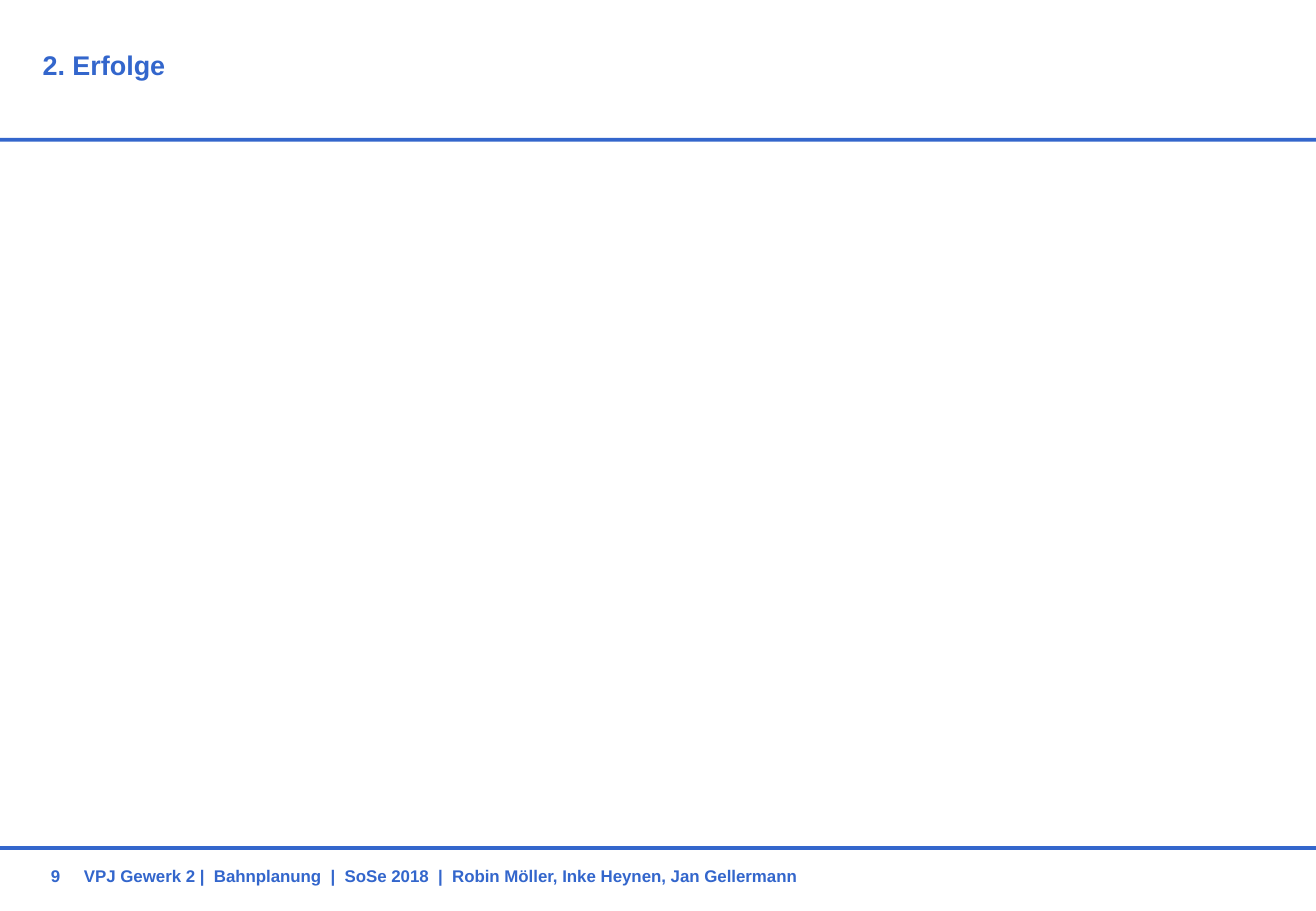
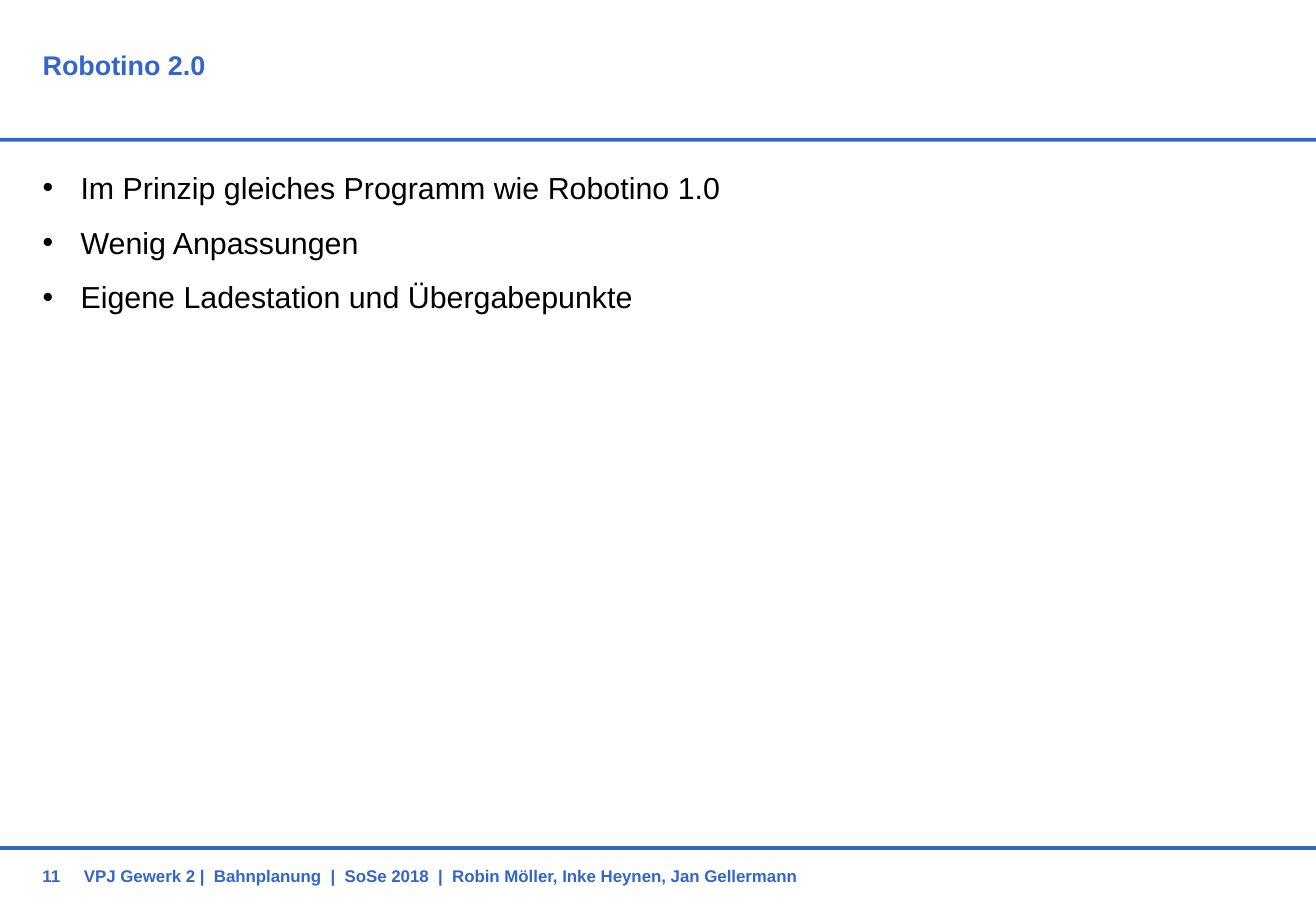
Before and after one commit to RobinMoeller/VPJ-Gewerk-2, a slide deck: slide 11 of Präsentationen/Endpräsi.pptx (slide 9 before the commit). Drawn at 1316x911 pixels with LibreOffice and Linux fonts; fonts in the diff are those of the drawing; background and template pictures are left out. Boxes give left, top, right and bottom in pixels: in the first picture for what was removed or moved away, otherwise in the second. Text is boxed around its words. In the diff, an @@ line names an element or a change of style, - is before the commit and + after.

```diff
--- a/Präsentationen/Endpräsi.pptx
+++ b/Präsentationen/Endpräsi.pptx
@@ title at <box>43,55,205,76</box>: text changed @@
-2. Erfolge
+Robotino 2.0
@@ text added at <box>81,177,720,314</box>, 18 pt, text #000000 @@
+• Im Prinzip gleiches Programm wie Robotino 1.0
+• Wenig Anpassungen
+• Eigene Ladestation und Übergabepunkte
@@ page number at <box>42,870,60,882</box>: text changed @@
-9
+11
```
Also in this commit, not shown: 3 other slides changed, 1 slide added.
